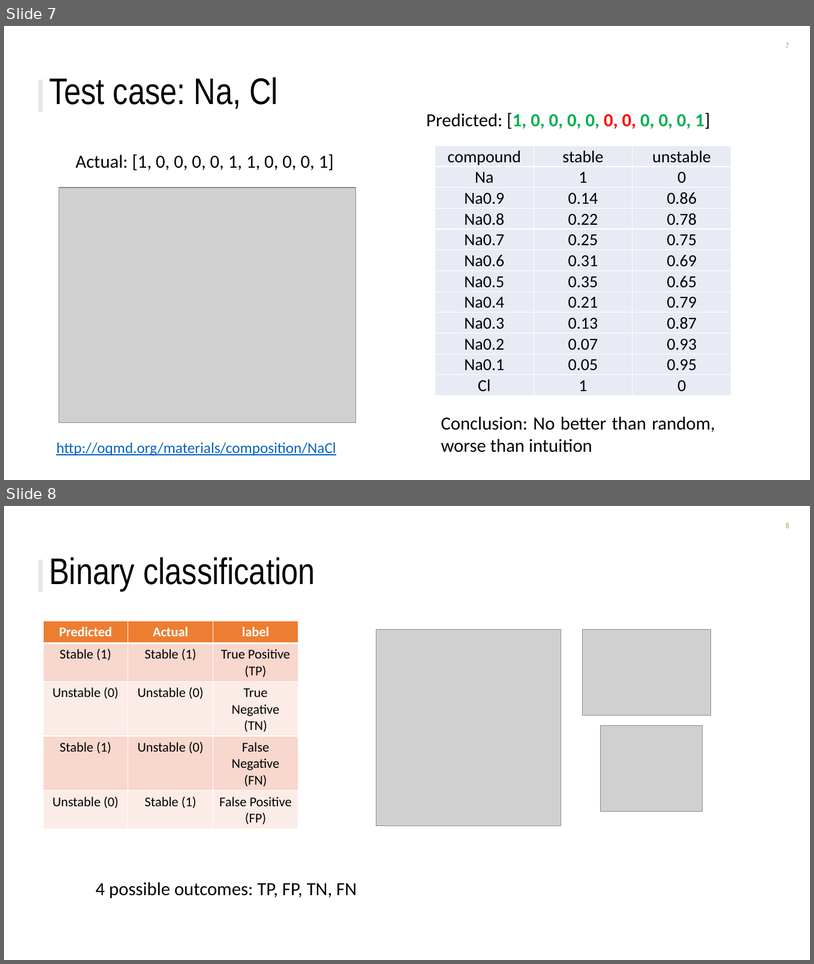
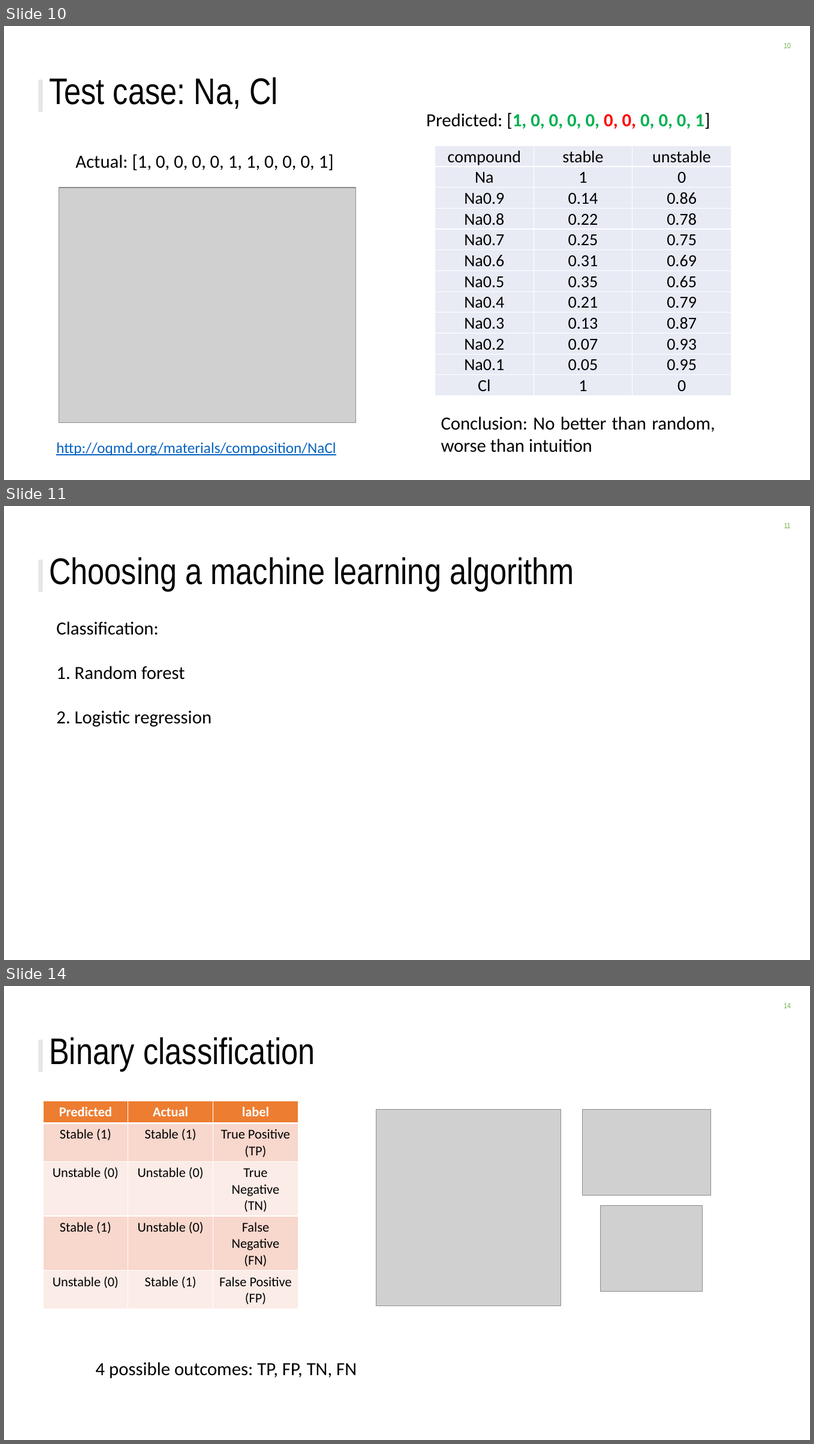
Before and after one commit to ckborg/DSE_challenge, a slide deck: DSE_challenge_slides.pptx. Shown one above the other, each under a label of ours: slides 7 and 8 before the commit, slides 10, 11 and 14 after it; the slides between them are not shown. The pictures are 814x964 and 814x1444 pixels, drawn with LibreOffice and Linux fonts; fonts in the diff are those of the drawing; grey boxes stand for pictures; background and template pictures are left out. Boxes give left, top, right and bottom in pixels: in the first picture for what was removed or moved away, otherwise in the second. Text is boxed around its words. In the diff, an @@ line names an element or a change of style, - is before the commit and + after.

```diff
--- a/DSE_challenge_slides.pptx
+++ b/DSE_challenge_slides.pptx
@@ slide 11 added at [4, 506, 810, 960], background #FFFFFF; not listed: 2 template elements that a slide beside it also shows @@
@@ title added at [49, 557, 575, 591], 44 pt, text #000000 @@
+Choosing a machine learning algorithm
@@ text added at [56, 621, 212, 727], 22 pt, text #000000 @@
+Classification:
+1. Random forest
+2. Logistic regression
@@ what was slide 7 is now slide 10 @@
@@ page number at [784, 43, 791, 48]: text changed @@
-7
+10
@@ what was slide 8 is now slide 14 @@
@@ page number at [784, 1003, 791, 1008]: text changed @@
-8
+14
```
Also in this commit, not shown: 3 slides changed, 5 other slides added.
